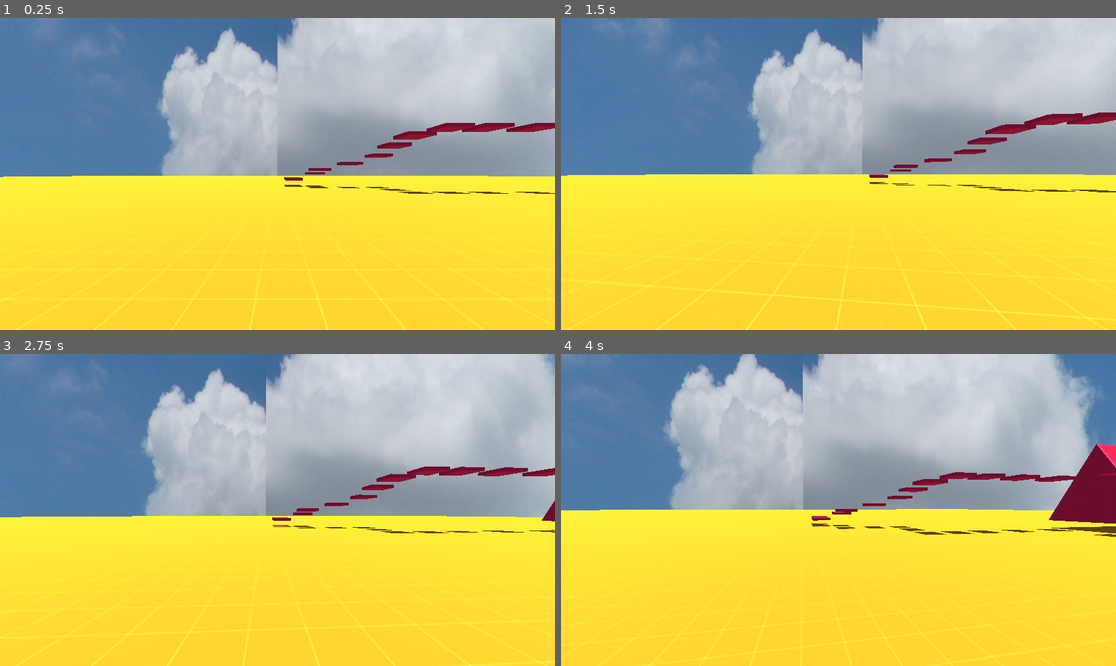
Above: before the commit, frames 1-4 (two rows, left to right).
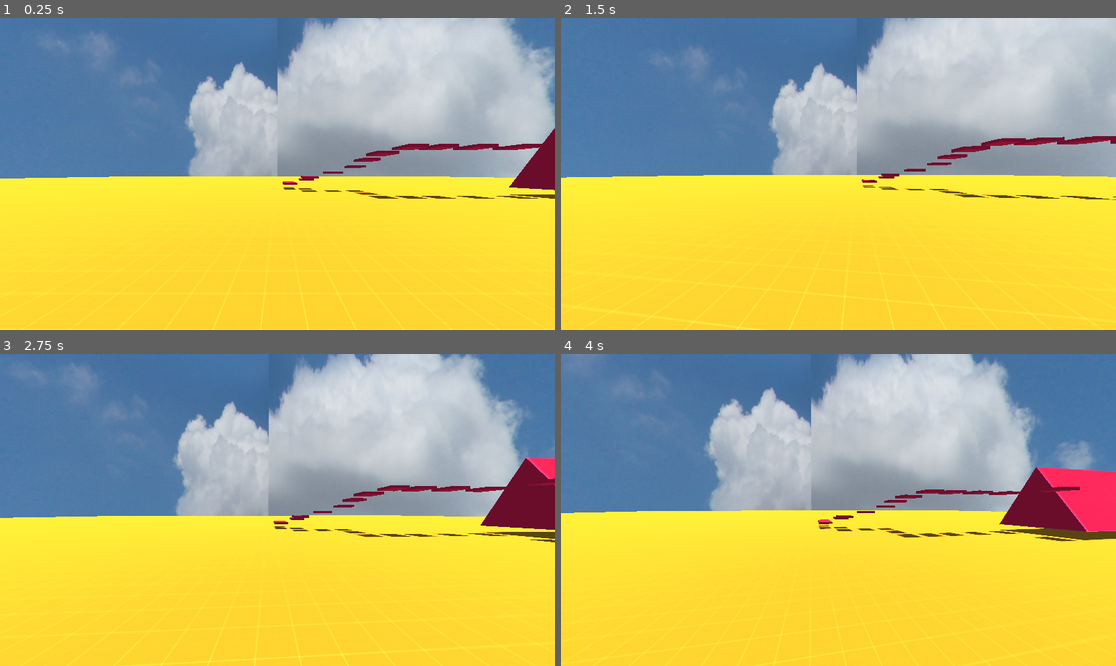
Above: after the commit, the same moments.

Repository: modcommunity/dot-fps-controller
Game: Godot game, scene res://scenes/testing/sandbox1.tscn
The game is run twice, just before and just after one commit, with the same random seed, the same clock (stepped at 60 frames per second) and the same inputs.
Inputs (mouse positions are in pixels of both pictures, inside the frame that each line leads up to):
- Up to frame 1 (0.25 s): no input
- Up to frame 2 (1.5 s): tap Enter at 0.5 s; move the mouse to (866, 174) at 0.52 s; tap S (player_b) at 0.6 s; tap Space (player_jump) at 0.77 s; move the mouse to (810, 174) at 1.27 s; tap Ctrl (player_crouch) at 1.35 s
- Up to frame 3 (2.75 s): tap Space (player_jump) at 1.52 s; move the mouse to (288, 503) at 2.02 s; tap W (player_f) at 2.1 s
- Up to frame 4 (4 s): tap Space (player_jump) at 2.75, 3.02, 3.77 s; move the mouse to (832, 516) at 2.77 s; tap A (player_l) at 2.85 s; move the mouse to (877, 513) at 3.52 s; tap D (player_r) at 3.6 s

The runs differ from the first frame. In frame 1, 13% of the frame differs, in the area x 0-100%, y 0-100%; in frame 2, 9.4%; in frame 3, 16%; in frame 4, 20%.

Commit message:
Set camera's FOV to 90.

Diff:
--- a/scenes/player.tscn
+++ b/scenes/player.tscn
@@ -12,5 +12,7 @@
 shape = SubResource("CapsuleShape3D_sdjh8")
 
 [node name="Head" type="Node3D" parent="."]
+transform = Transform3D(1, 0, 0, 0, 1, 0, 0, 0, 1, 0, 0.628746, 0)
 
 [node name="Camera" type="Camera3D" parent="Head"]
+fov = 90.0
